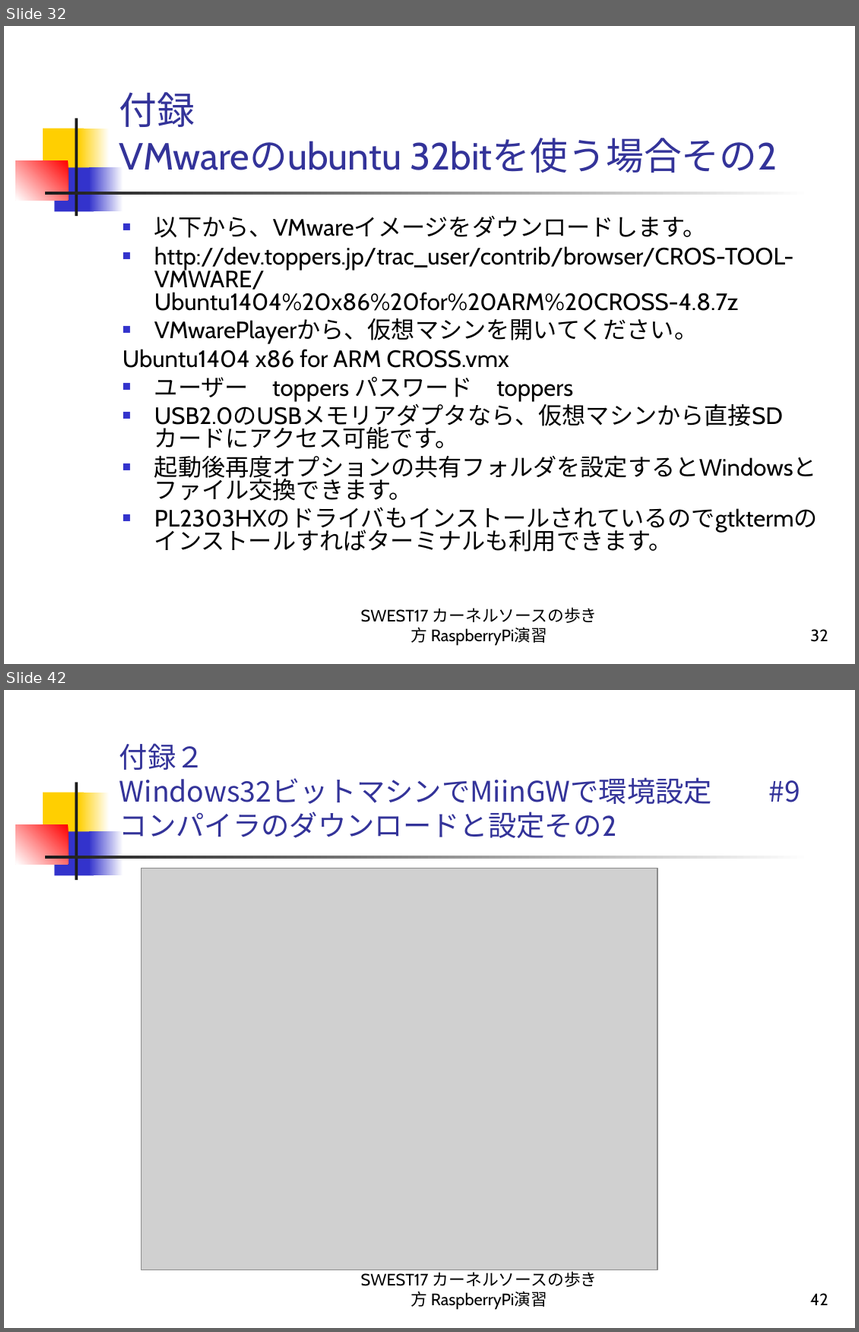
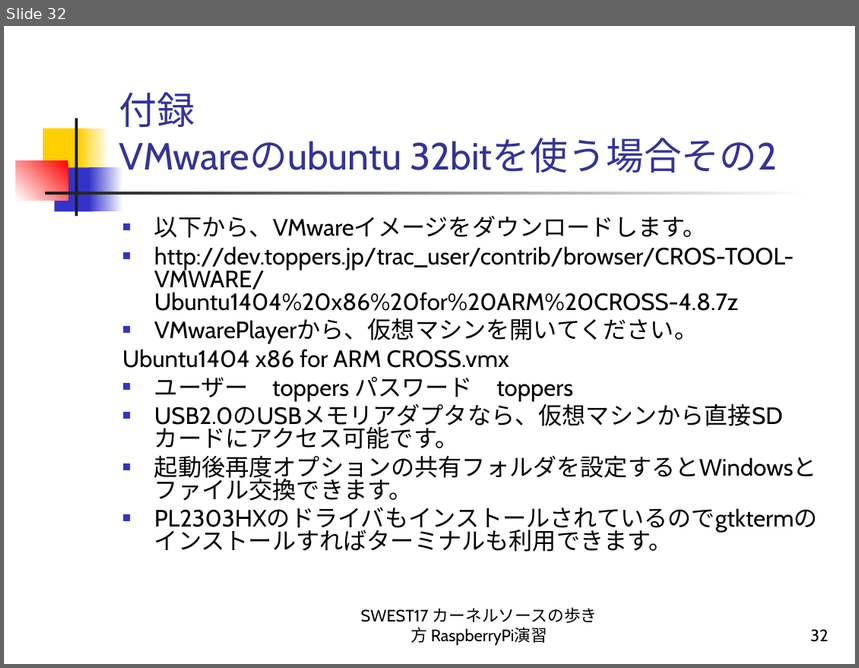
Before and after one commit to alvstakahashi/RPI-SHRINK-SSP-FULL, a slide deck: カーネルソースの歩き方 RaspberryPi演習.ppt. Shown one above the other, each under a label of ours: slides 32 and 42 before the commit, slide 32 after it; the slides between them are not shown. The pictures are 859x1332 and 859x668 pixels, drawn with LibreOffice and Linux fonts; fonts in the diff are those of the drawing; grey boxes stand for pictures. Boxes give left, top, right and bottom in pixels: in the first picture for what was removed or moved away, otherwise in the second. Text is boxed around its words. In the diff, an @@ line names an element or a change of style, - is before the commit and + after.

```diff
--- a/カーネルソースの歩き方 RaspberryPi演習.ppt
+++ b/カーネルソースの歩き方 RaspberryPi演習.ppt
@@ slide 42 removed at [4, 690, 855, 1328], background #FFFFFF; not listed: 7 template elements that a slide beside it also shows @@
@@ title removed at [120, 743, 712, 838] @@
-付録２
-Windows32ビットマシンでMiinGWで環境設定 #9
-コンパイラのダウンロードと設定その2
@@ picture removed at [141, 869, 657, 1271] @@
@@ text removed at [361, 1269, 598, 1310] @@
-SWEST17 カーネルソースの歩き方 RaspberryPi演習
@@ page number removed at [810, 1293, 829, 1306] @@
-42
```
Also in this commit, not shown: 1 slide changed, 10 other slides removed.
